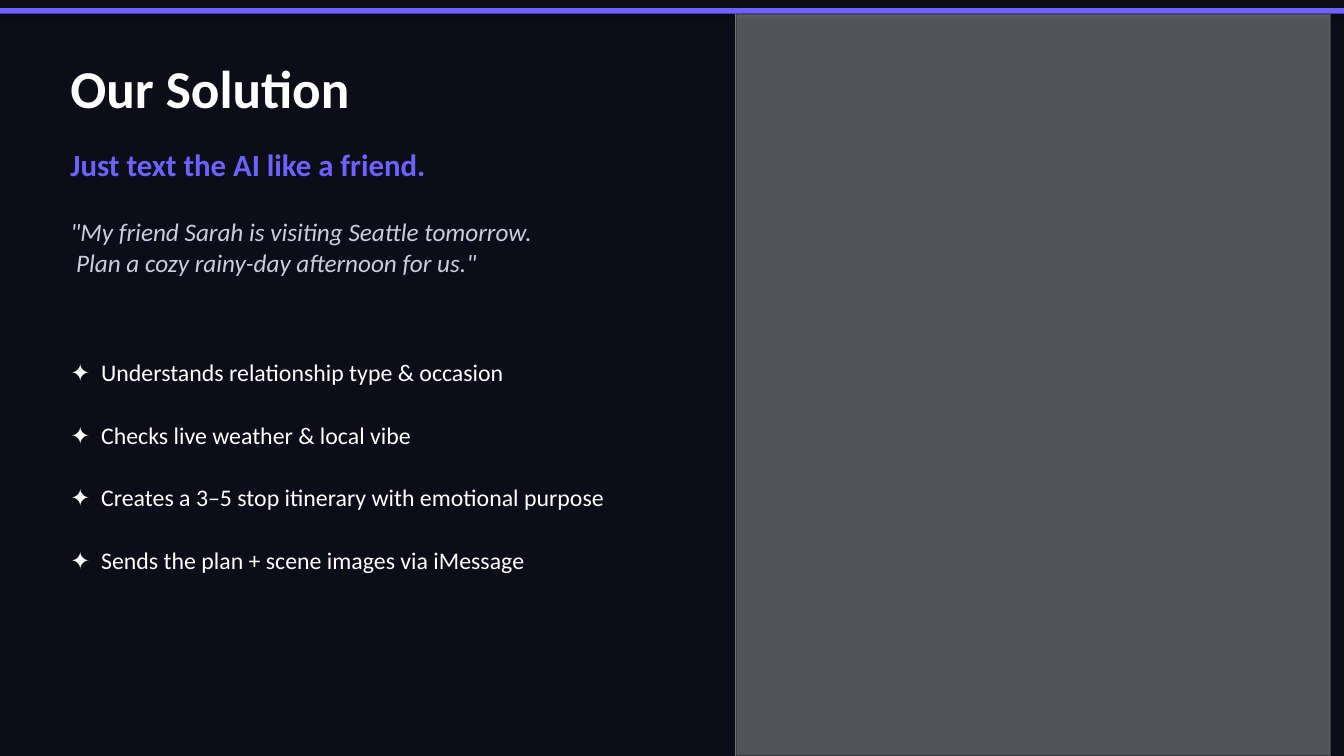
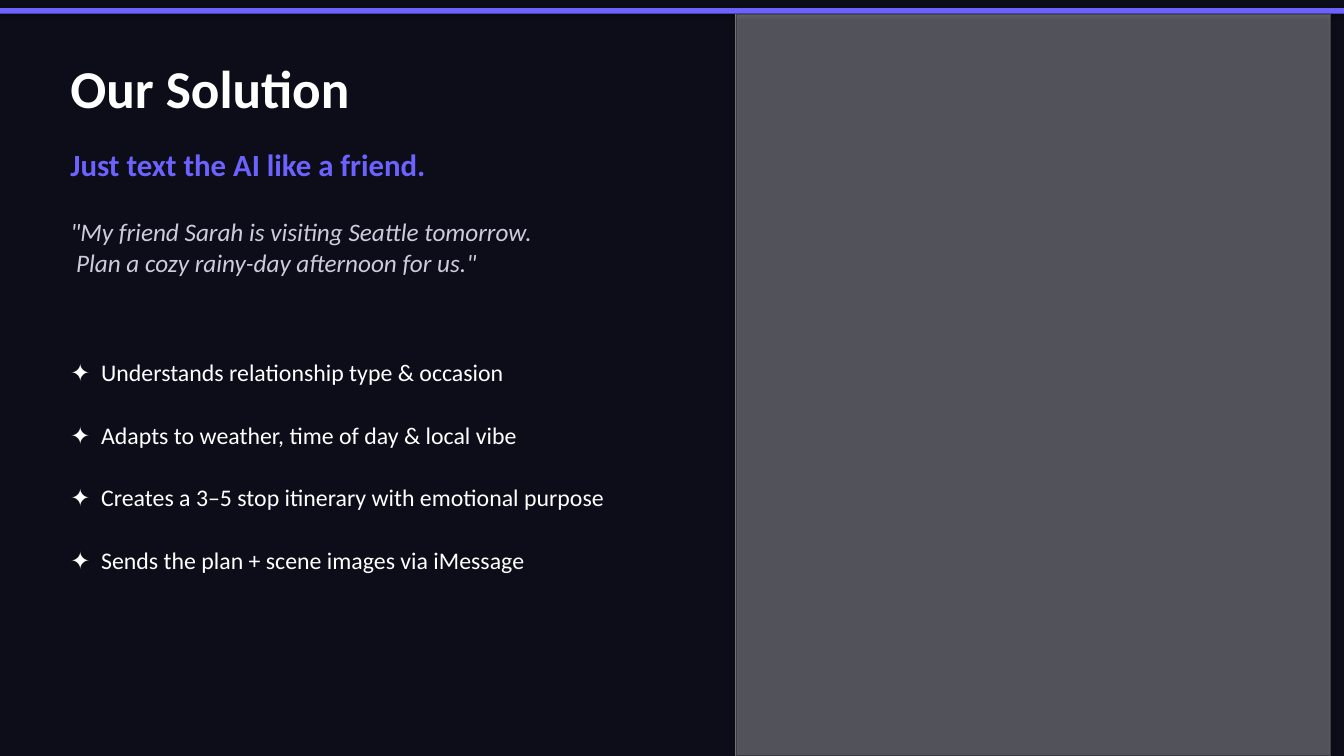
Before and after one commit to Vivo50E/JourneyFrame, a slide deck: slide 3 of JourneyFrame_Pitch.pptx. Drawn at 1344x756 pixels with LibreOffice and Linux fonts; fonts in the diff are those of the drawing; grey boxes stand for pictures. Boxes give left, top, right and bottom in pixels: in the first picture for what was removed or moved away, otherwise in the second. Text is boxed around its words. In the diff, an @@ line names an element or a change of style, - is before the commit and + after.

```diff
--- a/JourneyFrame_Pitch.pptx
+++ b/JourneyFrame_Pitch.pptx
@@ text at (101,427,517,448): text changed @@
-✦ Checks live weather & local vibe
+✦ Adapts to weather, time of day & local vibe
```
Also in this commit, not shown: 1 other slide changed, 2 other files.
